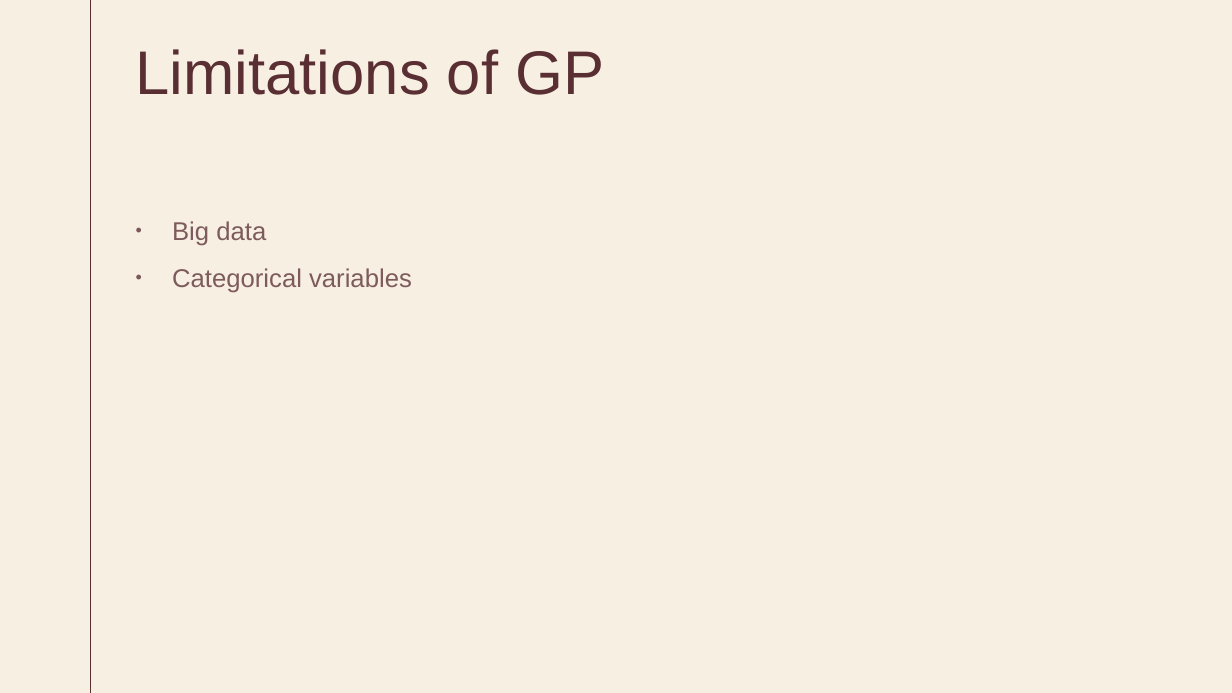
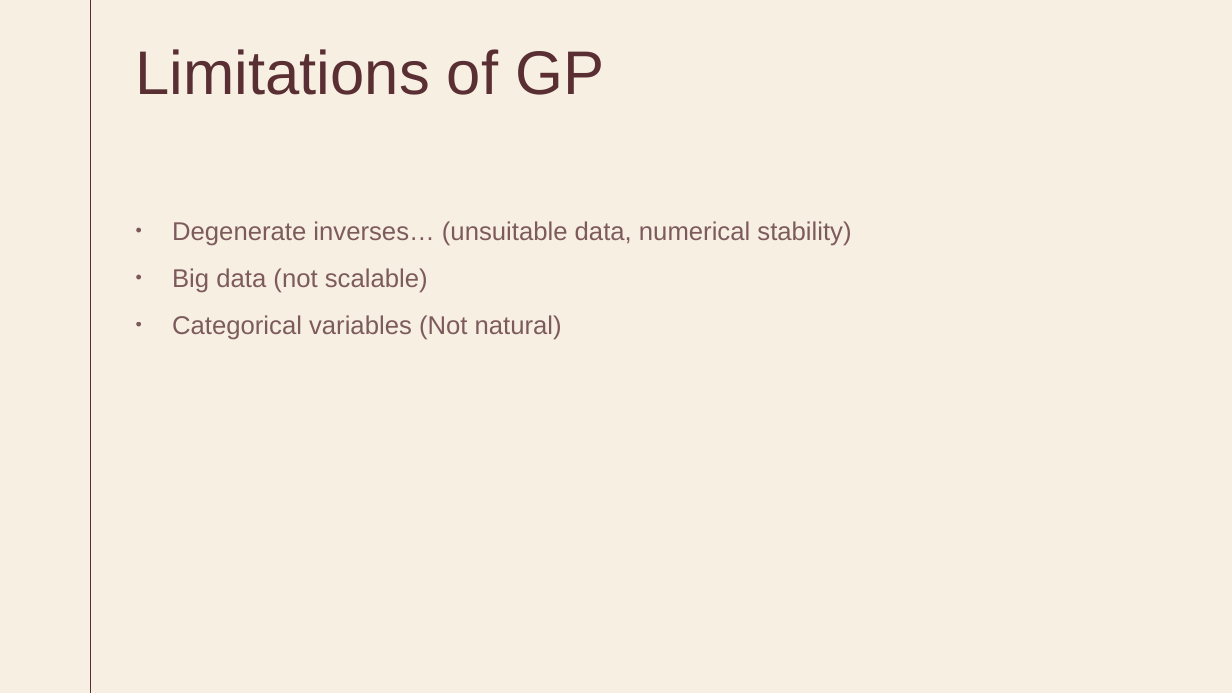
Before and after one commit to SarnathK/gp_tutorial, a slide deck: slide 16 of GP.pptx (slide 9 before the commit). Drawn at 1232x693 pixels with LibreOffice and Linux fonts; fonts in the diff are those of the drawing. Boxes give left, top, right and bottom in pixels: in the first picture for what was removed or moved away, otherwise in the second. Text is boxed around its words. In the diff, an @@ line names an element or a change of style, - is before the commit and + after.

```diff
--- a/GP.pptx
+++ b/GP.pptx
@@ text at (172, 221, 851, 340): text changed @@
-• Big data
-• Categorical variables
+• Degenerate inverses… (unsuitable data, numerical stability)
+• Big data (not scalable)
+• Categorical variables (Not natural)
```
Also in this commit, not shown: 2 other slides changed, 11 slides added, 4 slides removed, 1 other file.
